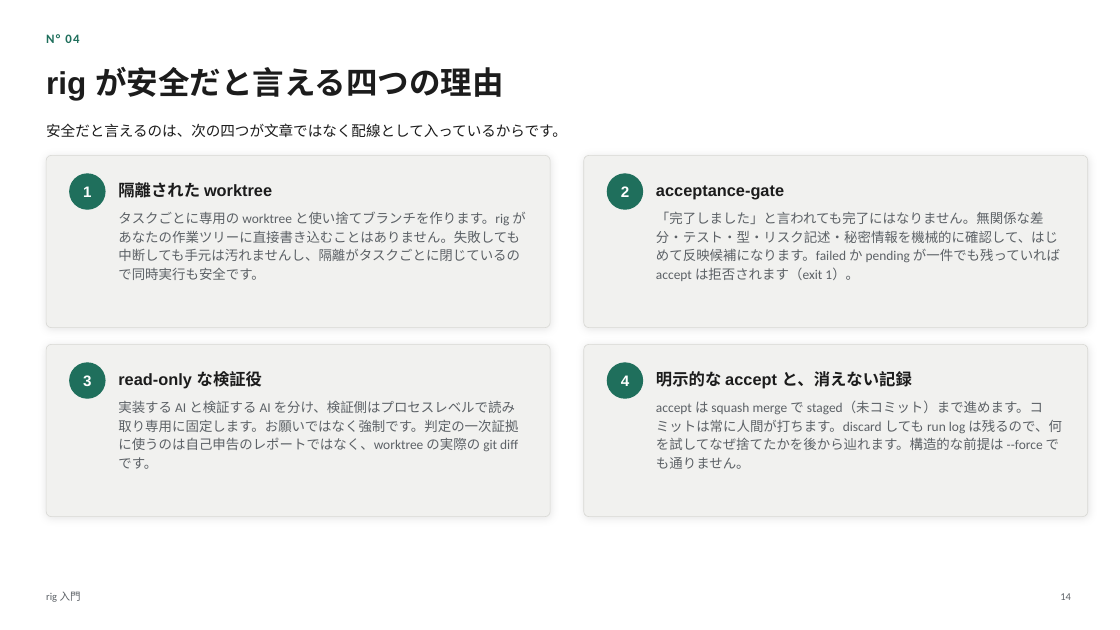
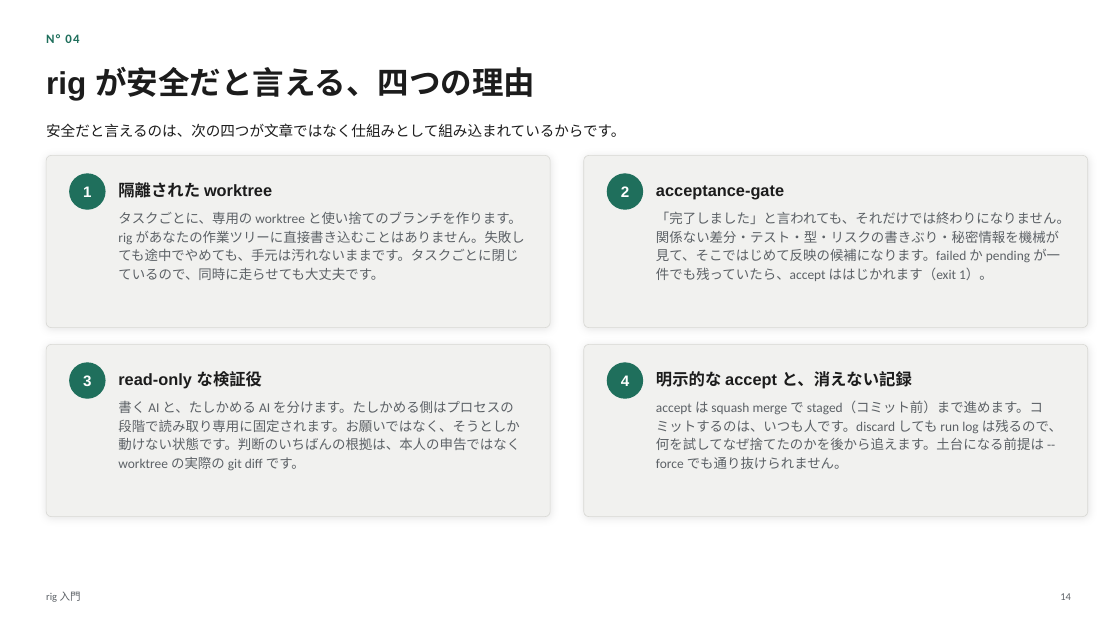
Before and after one commit to itoh-shun/rig, a slide deck: slide 14 of docs/onboarding/rig-intro.ja.pptx. Drawn at 1120x630 pixels with LibreOffice and Linux fonts; fonts in the diff are those of the drawing. Boxes give left, top, right and bottom in pixels: in the first picture for what was removed or moved away, otherwise in the second. Text is boxed around its words. In the diff, an @@ line names an element or a change of style, - is before the commit and + after.

```diff
--- a/docs/onboarding/rig-intro.ja.pptx
+++ b/docs/onboarding/rig-intro.ja.pptx
@@ text at box(46, 67, 535, 100): text changed @@
-rig が安全だと言える四つの理由
+rig が安全だと言える、四つの理由
@@ text at box(46, 123, 625, 137): text changed @@
-安全だと言えるのは、次の四つが文章ではなく配線として入っているからです。
+安全だと言えるのは、次の四つが文章ではなく仕組みとして組み込まれているからです。
@@ text at box(118, 212, 525, 280): text changed @@
-タスクごとに専用の worktree と使い捨てブランチを作ります。rig があなたの作業ツリーに直接書き込むことはありません。失敗しても中断しても手元は汚れませんし、隔離がタスクごとに閉じているので同時実行も安全です。
+タスクごとに、専用の worktree と使い捨てのブランチを作ります。rig があなたの作業ツリーに直接書き込むことはありません。失敗しても途中でやめても、手元は汚れないままです。タスクごとに閉じているので、同時に走らせても大丈夫です。
@@ text at box(656, 211, 1070, 281): text changed @@
-「完了しました」と言われても完了にはなりません。無関係な差分・テスト・型・リスク記述・秘密情報を機械的に確認して、はじめて反映候補になります。failed か pending が一件でも残っていれば accept は拒否されます（exit 1）。
+「完了しました」と言われても、それだけでは終わりになりません。関係ない差分・テスト・型・リスクの書きぶり・秘密情報を機械が見て、そこではじめて反映の候補になります。failed か pending が一件でも残っていたら、accept ははじかれます（exit 1）。
@@ text at box(118, 401, 520, 470): text changed @@
-実装する AI と検証する AI を分け、検証側はプロセスレベルで読み取り専用に固定します。お願いではなく強制です。判定の一次証拠に使うのは自己申告のレポートではなく、worktree の実際の git diff です。
+書く AI と、たしかめる AI を分けます。たしかめる側はプロセスの段階で読み取り専用に固定されます。お願いではなく、そうとしか動けない状態です。判断のいちばんの根拠は、本人の申告ではなく worktree の実際の git diff です。
@@ text at box(656, 401, 1062, 469): text changed @@
-accept は squash merge で staged（未コミット）まで進めます。コミットは常に人間が打ちます。discard しても run log は残るので、何を試してなぜ捨てたかを後から辿れます。構造的な前提は --force でも通りません。
+accept は squash merge で staged（コミット前）まで進めます。コミットするのは、いつも人です。discard しても run log は残るので、何を試してなぜ捨てたのかを後から追えます。土台になる前提は --force でも通り抜けられません。
```
Also in this commit, not shown: 30 other slides changed, 4 other files.
